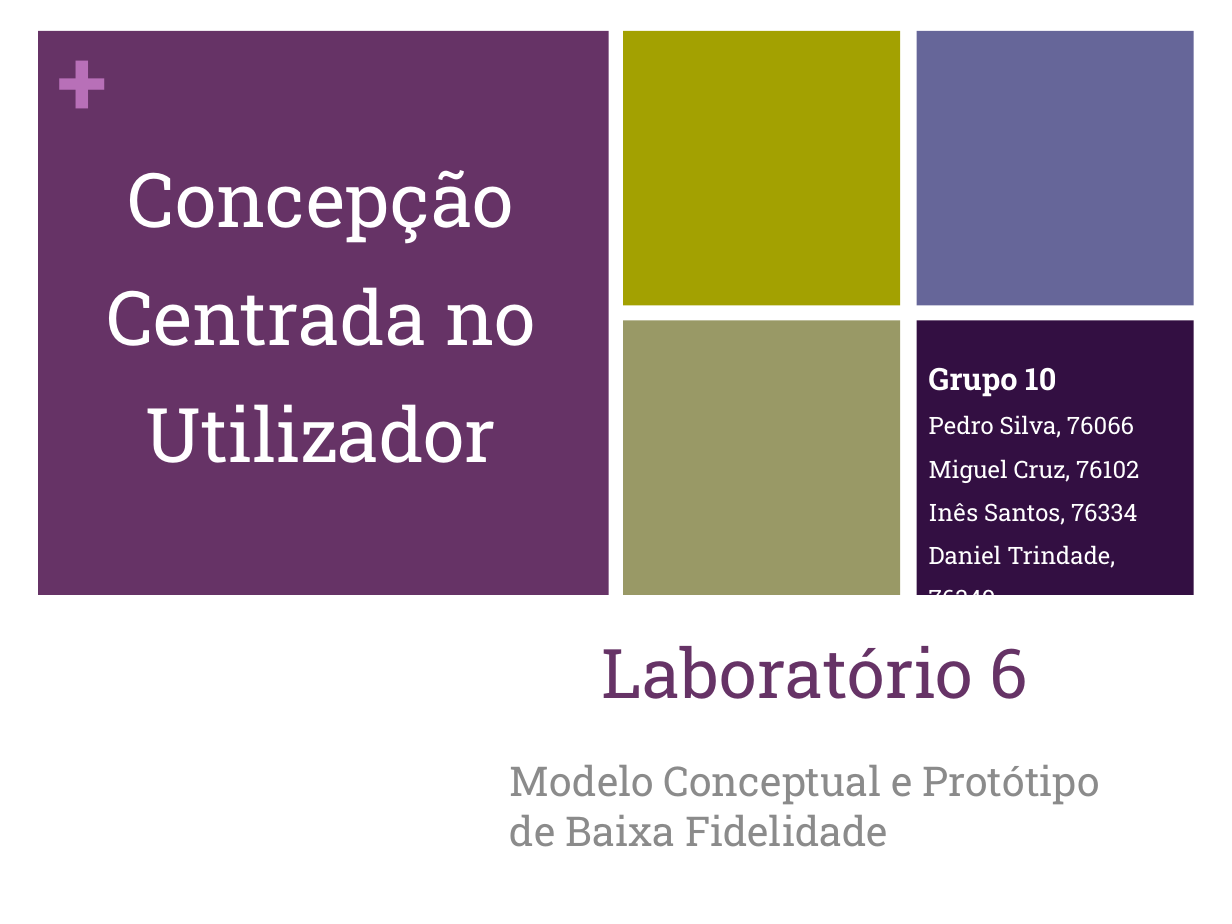
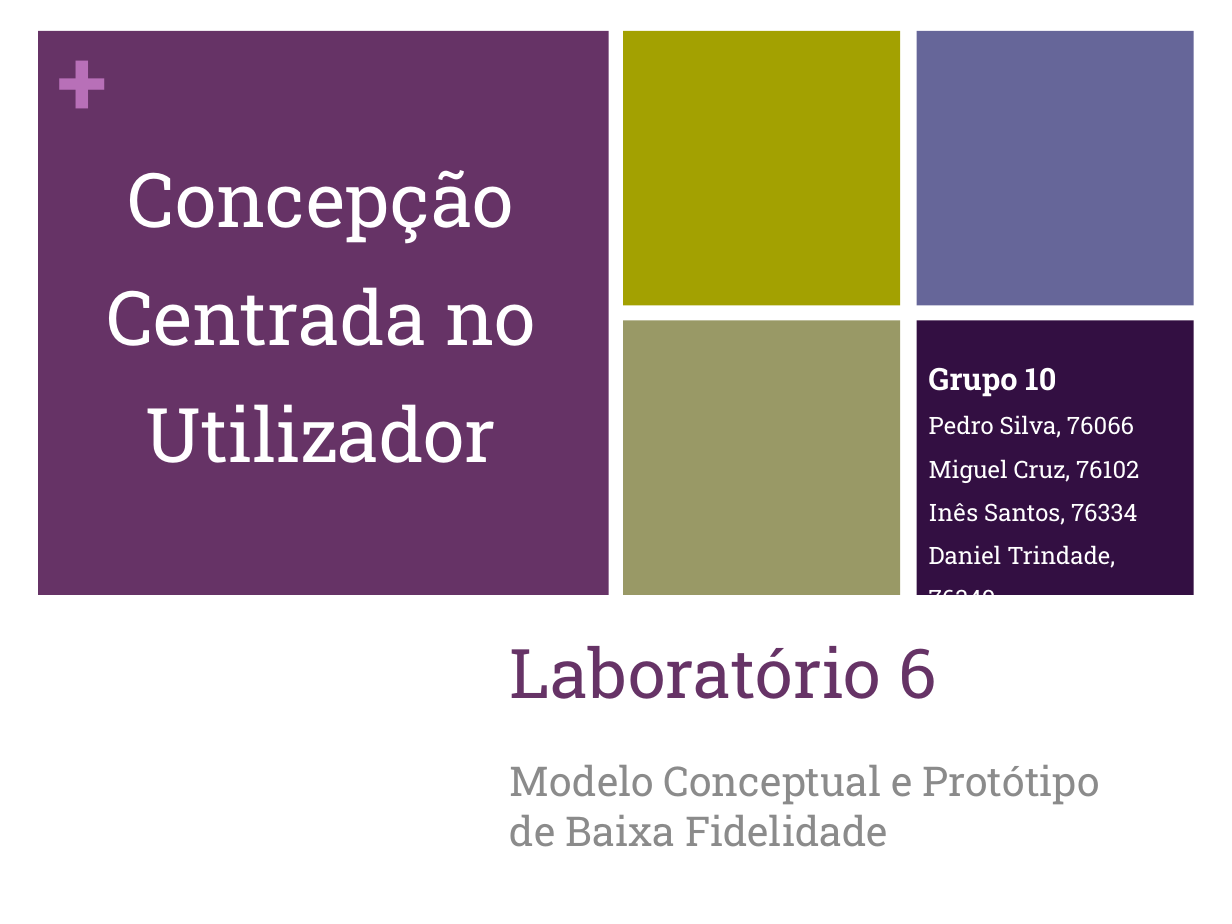
Before and after one commit to carboned4/C_C_U-2015-10, a slide deck: slide 1 of Aula 06/G10 - Apresentacao - Lab05.pptx. Drawn at 1232x924 pixels with LibreOffice and Linux fonts; fonts in the diff are those of the drawing. Boxes give left, top, right and bottom in pixels: in the first picture for what was removed or moved away, otherwise in the second. Text is boxed around its words. In the diff, an @@ line names an element or a change of style, - is before the commit and + after.

```diff
--- a/Aula 06/G10 - Apresentacao - Lab05.pptx
+++ b/Aula 06/G10 - Apresentacao - Lab05.pptx
@@ title "Laboratório 6": place and size @@
-title "Laboratório 6" at <box>602,646,1028,699</box>
+title "Laboratório 6" at <box>510,646,936,699</box>
```
Also in this commit, not shown: 10 other slides changed, 1 other file.
